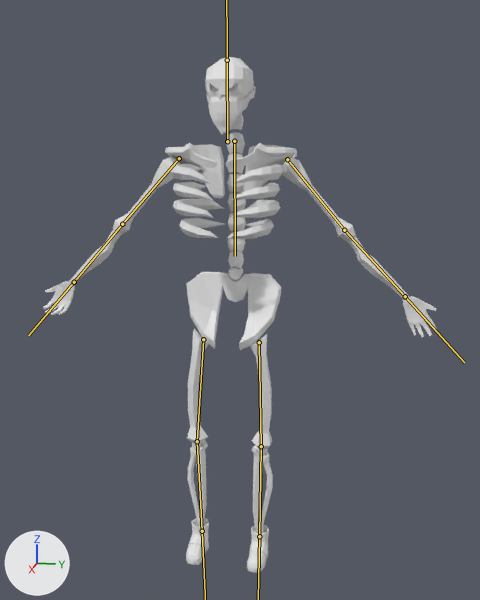
The FBX model Shadow Heart/Assets/Nathananas/Skeleton/skeleton_mesh.fbx: old version first, new version second.
Rendered twice from a camera (50 mm lens) standing at (2.238, 0.495, 1.591) and looking at (-0.055, 0.036, 1.018). The axes (+X, +Y, +Z) are drawn at lower left. The lights are the same throughout. The bones that bend it are drawn over the model as lines.

Names of what the first picture shows: 'Skeleton'.
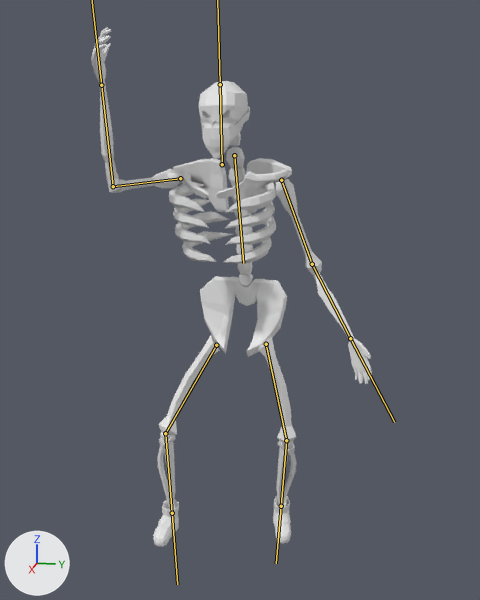
The newer file adds an action. The first version stands in its rest pose; the second is drawn at frame 31 of the action 'Armature.001|Armature.Attack'.

Changed parts and their boxes (x1, y1, x2, y2) in the pictures (480 x 600 px):
'Skeleton', posed (29% narrower)
    before: (43, 57, 437, 573)
    after: (91, 27, 372, 547)
bone 'Body', root to tip
    before: (234, 141) to (235, 256)
    after: (234, 155) to (243, 263)
bone 'Up.Leg.L', root to tip
    before: (259, 342) to (261, 446)
    after: (266, 344) to (286, 440)
bone 'Down.Leg.L', root to tip
    before: (261, 446) to (259, 536)
    after: (286, 440) to (281, 506)
bone 'Shoulder.L', root to tip
    before: (287, 159) to (344, 230)
    after: (281, 180) to (312, 264)
bone 'Arm.L', root to tip
    before: (344, 230) to (405, 296)
    after: (312, 264) to (350, 338)
bone 'Head', root to tip
    before: (227, 141) to (227, 60)
    after: (222, 164) to (220, 84)
bone 'Up.Leg.R', root to tip
    before: (203, 339) to (197, 441)
    after: (216, 345) to (165, 433)
bone 'Down.Leg.R', root to tip
    before: (197, 441) to (202, 531)
    after: (165, 433) to (172, 513)
bone 'Shoulder.R', root to tip
    before: (179, 158) to (122, 224)
    after: (180, 178) to (113, 186)
bone 'Arm.R', root to tip
    before: (122, 224) to (74, 282)
    after: (113, 186) to (101, 85)

Edits to the bpy script that builds the scene:
```text
Change bone_body:
    where bone_body = bpy.data.objects['Armature.001'].pose.bones['Body']
    bone_body.location: (0.0, 0.0, 0.0) -> (0.0, 0.12, 0.0)
    bone_body.rotation_quaternion: (1.0, 0.0, 0.0, 0.0) -> (0.99, -0.016, 0.088, -0.105)  # degrees (0, 0, 0) -> degrees (-3, 10, -12)
Change bone_up_leg_l:
    where bone_up_leg_l = bpy.data.objects['Armature.001'].pose.bones['Up.Leg.L']  # child of 'Body'
    bone_up_leg_l.location: (0.0, 0.0, 0.0) -> (0.01, -0.05, 0.0)
    bone_up_leg_l.rotation_quaternion: (1.0, 0.0, 0.0, 0.0) -> (0.97, -0.072, -0.217, 0.081)  # degrees (0, 0, 0) -> degrees (-11, -24, 12)
Change bone_down_leg_l:
    where bone_down_leg_l = bpy.data.objects['Armature.001'].pose.bones['Down.Leg.L']  # child of 'Up.Leg.L'
    bone_down_leg_l.rotation_quaternion: (1.0, 0.0, 0.0, 0.0) -> (0.978, 0.103, 0.012, -0.18)  # degrees (0, 0, 0) -> degrees (11, 3, -21)
Change bone_shoulder_l:
    where bone_shoulder_l = bpy.data.objects['Armature.001'].pose.bones['Shoulder.L']  # child of 'Body'
    bone_shoulder_l.rotation_quaternion: (1.0, 0.0, 0.0, 0.0) -> (0.828, 0.175, -0.518, -0.127)  # degrees (0, 0, 0) -> degrees (46, -54, -42)
Change bone_arm_l:
    where bone_arm_l = bpy.data.objects['Armature.001'].pose.bones['Arm.L']  # child of 'Shoulder.L'
    bone_arm_l.rotation_quaternion: (1.0, 0.0, 0.0, 0.0) -> (0.654, -0.066, 0.642, 0.395)  # degrees (0, 0, 0) -> degrees (68, 63, 107)
Change bone_head:
    where bone_head = bpy.data.objects['Armature.001'].pose.bones['Head']  # child of 'Body'
    bone_head.rotation_quaternion: (1.0, 0.0, 0.0, 0.0) -> (0.995, 0.079, 0.066, 0.01)  # degrees (0, 0, 0) -> degrees (9, 7, 2)
Change bone_up_leg_r:
    where bone_up_leg_r = bpy.data.objects['Armature.001'].pose.bones['Up.Leg.R']  # child of 'Body'
    bone_up_leg_r.location: (0.0, 0.0, 0.0) -> (0.0, 0.01, 0.0)
    bone_up_leg_r.rotation_quaternion: (1.0, 0.0, 0.0, 0.0) -> (0.925, 0.168, 0.055, 0.337)  # degrees (0, 0, 0) -> degrees (20, -1, 40)
Change bone_down_leg_r:
    where bone_down_leg_r = bpy.data.objects['Armature.001'].pose.bones['Down.Leg.R']  # child of 'Up.Leg.R'
    bone_down_leg_r.rotation_quaternion: (1.0, 0.0, 0.0, 0.0) -> (0.938, -0.131, -0.027, -0.319)  # degrees (0, 0, 0) -> degrees (-13, -8, -37)
Change bone_shoulder_r:
    where bone_shoulder_r = bpy.data.objects['Armature.001'].pose.bones['Shoulder.R']  # child of 'Body'
    bone_shoulder_r.rotation_quaternion: (1.0, 0.0, 0.0, 0.0) -> (0.668, -0.072, 0.344, 0.656)  # degrees (0, 0, 0) -> degrees (25, 34, 97)
Change bone_arm_r:
    where bone_arm_r = bpy.data.objects['Armature.001'].pose.bones['Arm.R']  # child of 'Shoulder.R'
    bone_arm_r.rotation_quaternion: (1.0, 0.0, 0.0, 0.0) -> (0.67, 0.376, -0.341, 0.542)  # degrees (0, 0, 0) -> degrees (16, -60, 69)
```
